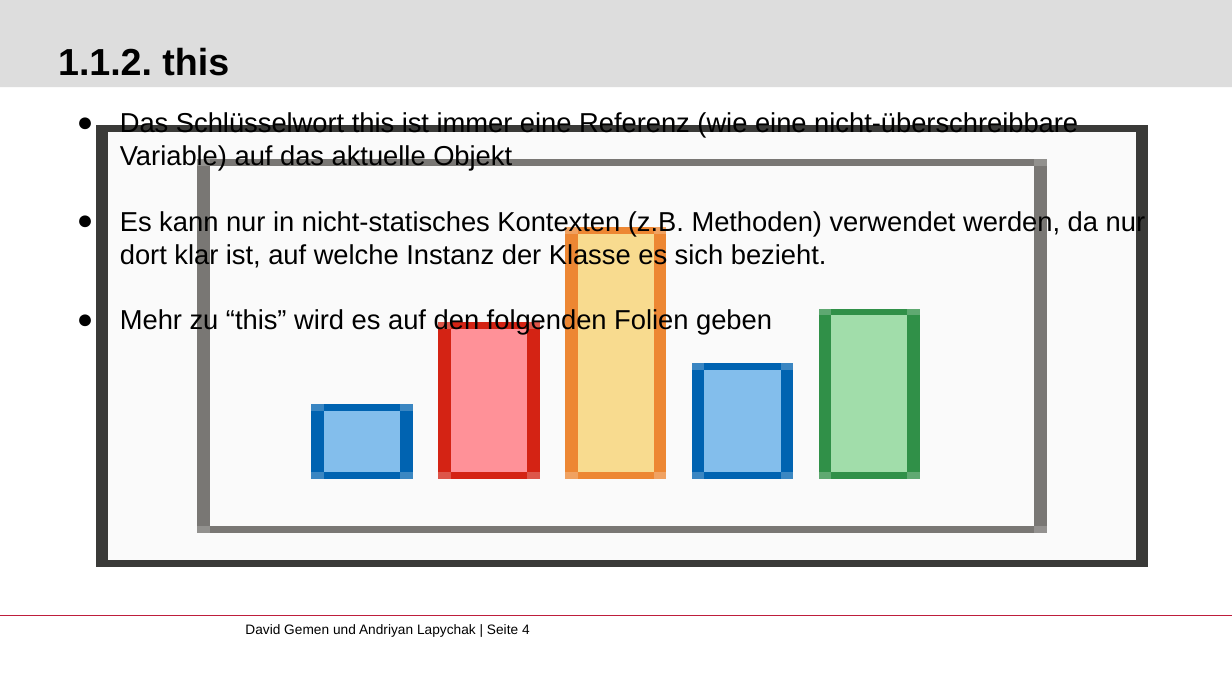
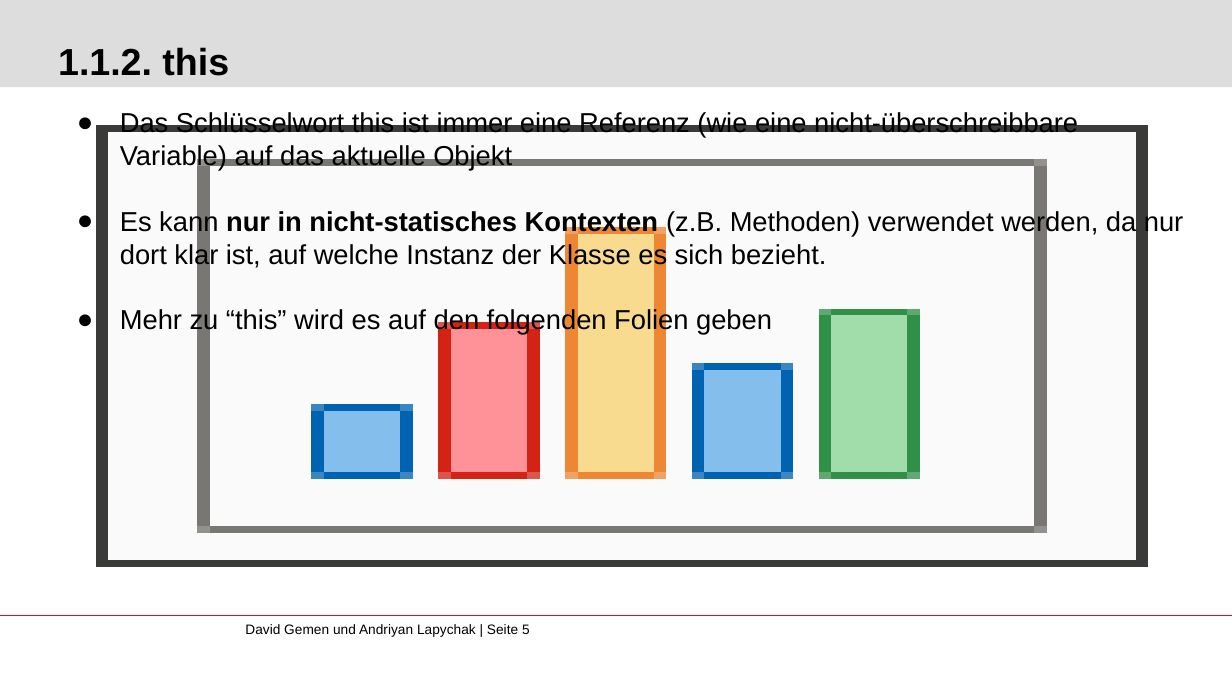
Before and after one commit to gemdav/Programmieren-1-Tutorium, a slide deck: slide 5 of slides/05_object_orientation.pptx (slide 4 before the commit). Drawn at 1232x693 pixels with LibreOffice and Linux fonts; fonts in the diff are those of the drawing; background and template pictures are left out. Boxes give left, top, right and bottom in pixels: in the first picture for what was removed or moved away, otherwise in the second. Text is boxed around its words. In the diff, an @@ line names an element or a change of style, - is before the commit and + after.

```diff
--- a/slides/05_object_orientation.pptx
+++ b/slides/05_object_orientation.pptx
@@ text at (x1=120, y1=210, x2=1184, y2=269): bold on in "nur in nicht-statisches Kontexten" @@
@@ text at (x1=245, y1=624, x2=530, y2=637): text changed @@
-David Gemen und Andriyan Lapychak | Seite 4
+David Gemen und Andriyan Lapychak | Seite 5
```
Also in this commit, not shown: 6 other slides changed, 1 slide added, 2 other files.
